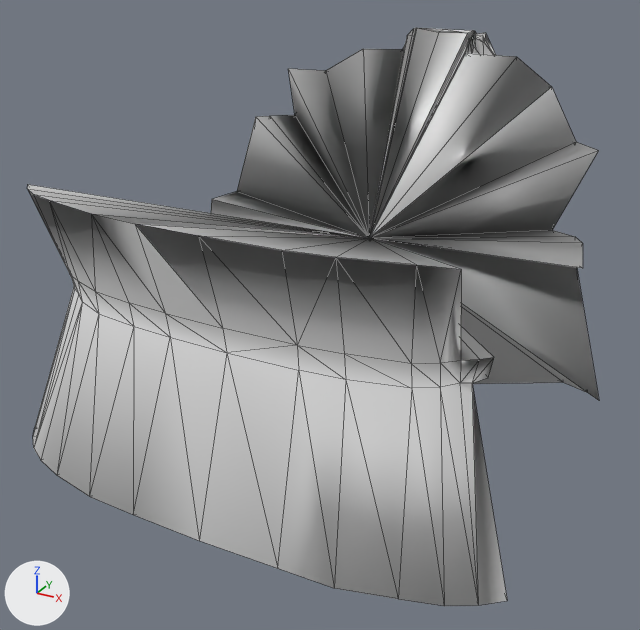
The OBJ model src/main/resources/assets/kn8/meshes/kaiju_no15_kikoru/body.obj as it was, and as the next commit left it.
One viewpoint serves both versions: a camera (50 mm lens) standing at (0.222, -0.402, 0.971) and looking at (-0.023, 0.044, 0.748). The axes (+X, +Y, +Z) are drawn at lower left. The lights are the same throughout. The older version comes first. Mesh edges are drawn as thin lines. Where no turn or scale is listed for an object, it has been applied to the vertices. Vertices at exactly the same position are counted once.

Before the edit, the objects in view are built like this:
```python
me_body = bpy.data.meshes.new('body')
me_body.from_pydata(...)  # 544 vertices, 1078 faces; spans x -0.154..0.145, y -0.119..0.188, z 0.501..0.908
ob_body = bpy.data.objects.new('body', me_body)
ob_body.location = (0.0, 0.0, 0.0)
```
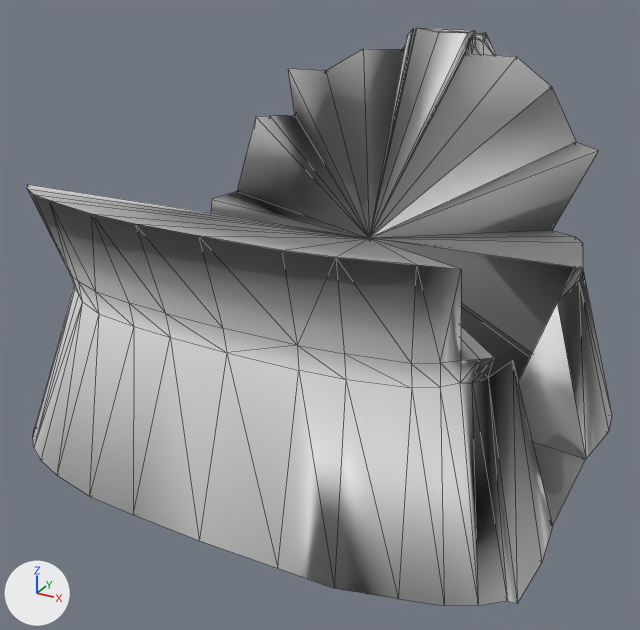
Patch to the scene script:
```diff
--- a/src/main/resources/assets/kn8/meshes/kaiju_no15_kikoru/body.obj.py
+++ b/src/main/resources/assets/kn8/meshes/kaiju_no15_kikoru/body.obj.py
@@ me_body @@
 # used by ob_body; location = (0.0, 0.0, 0.0)
-me_body.from_pydata(...)  # 544 vertices, 1078 faces; spans x -0.154..0.145, y -0.119..0.188, z 0.501..0.908
+me_body.from_pydata(...)  # 576 vertices, 1176 faces; spans x -0.154..0.152, y -0.119..0.188, z 0.501..0.908
+# me_body part 1
+# 22 faces are deleted
+# 32 vertices are added at x 0.079..0.152, y -0.088..0.102, z 0.695..0.787
+# 120 new faces join them
```

Boxes [x1, y1, x2, y2] around the edits, measured in the pictures (640 x 630 px):
'body', reshaped
    before: [28, 28, 599, 606]
    after: [28, 28, 612, 606]
part 1 of me_body, built on
    before: [94, 30, 599, 400]
    after: [94, 30, 612, 604]
